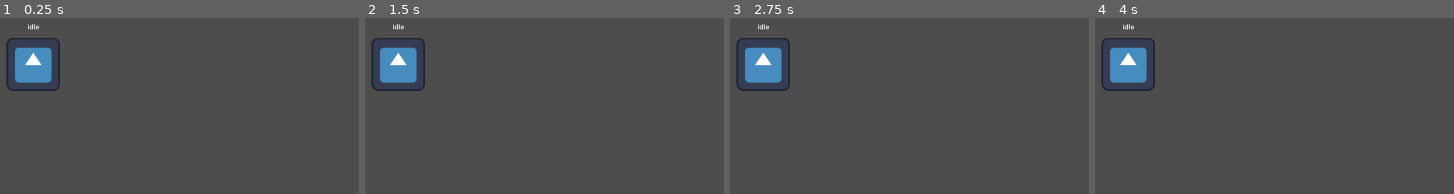
Above: before the commit, frames 1-4 (left to right).
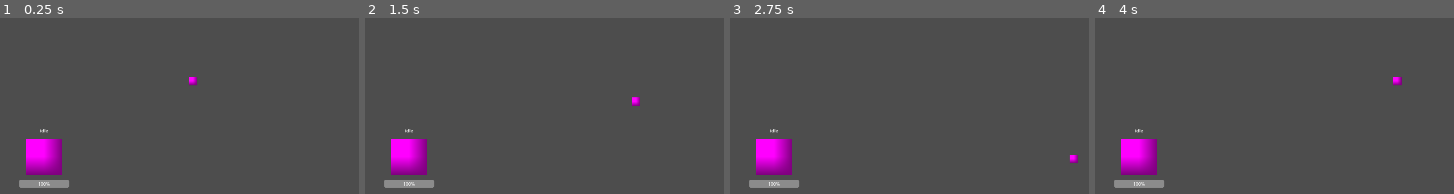
Above: after the commit, the same moments.

Repository: AliYas520/GDGoC_2026_OuN_team
Game: Godot game, scene res://scene/main.tscn
The game is run twice, just before and just after one commit, with the same random seed, the same clock (stepped at 60 frames per second) and the same inputs. The engine's default icon, where the game draws it, is replaced by a stand-in: a white triangle on a blue panel in a dark square.
Inputs:
- Up to frame 1 (0.25 s): no input
- Up to frame 2 (1.5 s): tap Enter at 0.5 s; hold Right (ui_right) 0.53-1.28 s; tap Space at 1.25 s; hold Down (ui_down) from 1.28 s (still down)
- Up to frame 3 (2.75 s): release Down (ui_down) at 2.03 s; hold Right (ui_right) from 2.03 s (still down)
- Up to frame 4 (4 s): tap Enter at 2.75 s; release Right (ui_right) at 2.78 s; hold Up (ui_up) 2.78-3.53 s; tap Space at 3.5 s; hold Left (ui_left) from 3.53 s (still down)

The runs differ from the first frame. In frame 1, 5.7% of the frame differs, in the area x 1-55%, y 3-97%; in frame 2, 5.7%, in the area x 1-77%, y 3-97%; in frame 3, 5.7%; in frame 4, 5.7%.

Commit message:
states
idle, follow, and a temp player

Diff:
--- a/scene/enemy_1.tscn
+++ b/scene/enemy_1.tscn
@@ -1,25 +1,34 @@
 [gd_scene format=3 uid="uid://cejdy0pmgnbe4"]
 
-[ext_resource type="Texture2D" uid="uid://uuantljomc4" path="res://icon.svg" id="2_663o1"]
-[ext_resource type="Script" uid="uid://mcb4c7i5oiqh" path="res://scene/FinieStateMachine.gd" id="2_jhall"]
+[ext_resource type="Script" uid="uid://bre0dpopavcpx" path="res://script/enemy_1.gd" id="1_ufwdq"]
+[ext_resource type="Script" uid="uid://mcb4c7i5oiqh" path="res://script/FiniteStateMachine.gd" id="2_jhall"]
 [ext_resource type="Script" uid="uid://bmpgvsehr8gli" path="res://script/state.gd" id="3_a7q5a"]
+[ext_resource type="Script" uid="uid://mljtac408olg" path="res://script/idle.gd" id="3_dodob"]
+[ext_resource type="Script" uid="uid://8pciknv8scgp" path="res://script/follow.gd" id="4_dodob"]
+
+[sub_resource type="PlaceholderTexture2D" id="PlaceholderTexture2D_dodob"]
 
 [sub_resource type="RectangleShape2D" id="RectangleShape2D_ovk8a"]
-size = Vector2(127, 131)
+size = Vector2(125, 126)
 
 [sub_resource type="CircleShape2D" id="CircleShape2D_gqj32"]
-radius = 501.06387
+radius = 465.388
 
 [node name="Enemy_1" type="CharacterBody2D" unique_id=825067133]
+collision_layer = 2
+collision_mask = 0
+script = ExtResource("1_ufwdq")
 
 [node name="Sprite2D" type="Sprite2D" parent="." unique_id=680720164]
-texture = ExtResource("2_663o1")
+scale = Vector2(125.04151, 125.04151)
+texture = SubResource("PlaceholderTexture2D_dodob")
 
 [node name="Hurtbox" type="CollisionShape2D" parent="." unique_id=1873594818]
-position = Vector2(-1.5, -0.5)
+position = Vector2(-0.5, 0)
 shape = SubResource("RectangleShape2D_ovk8a")
 
 [node name="PlayerDetectionArea" type="Area2D" parent="." unique_id=1286562006]
+collision_layer = 3
 
 [node name="CollisionShape2D" type="CollisionShape2D" parent="PlayerDetectionArea" unique_id=1386365075]
 shape = SubResource("CircleShape2D_gqj32")
@@ -38,10 +47,10 @@
 script = ExtResource("2_jhall")
 
 [node name="idle" type="Node2D" parent="FiniteStateMachine" unique_id=1936056371]
-script = ExtResource("3_a7q5a")
+script = ExtResource("3_dodob")
 
 [node name="follow" type="Node2D" parent="FiniteStateMachine" unique_id=695876373]
-script = ExtResource("3_a7q5a")
+script = ExtResource("4_dodob")
 
 [node name="attack_1" type="Node2D" parent="FiniteStateMachine" unique_id=1730426408]
 script = ExtResource("3_a7q5a")
@@ -51,3 +60,12 @@
 
 [node name="death" type="Node2D" parent="FiniteStateMachine" unique_id=488667948]
 script = ExtResource("3_a7q5a")
+
+[node name="healthbar" type="ProgressBar" parent="." unique_id=433223260]
+offset_left = -87.0
+offset_top = 81.0
+offset_right = 87.0
+offset_bottom = 108.0
+value = 100.0
+
+[connection signal="body_entered" from="PlayerDetectionArea" to="FiniteStateMachine/idle" method="_on_player_detection_area_body_entered"]
--- a/scene/main.tscn
+++ b/scene/main.tscn
@@ -1,8 +1,13 @@
 [gd_scene format=3 uid="uid://dafl8e4xay6f6"]
 
 [ext_resource type="PackedScene" uid="uid://cejdy0pmgnbe4" path="res://scene/enemy_1.tscn" id="1_itxqv"]
+[ext_resource type="PackedScene" uid="uid://cfvog4lb714qk" path="res://scene/player.tscn" id="2_v0l8b"]
 
 [node name="Node2D" type="Node2D" unique_id=1418710930]
 
 [node name="Enemy_1" parent="." unique_id=825067133 instance=ExtResource("1_itxqv")]
-position = Vector2(402, 287)
+position = Vector2(428, 509.00003)
+scale = Vector2(0.69176936, 0.69176936)
+
+[node name="player" parent="." unique_id=1790857499 instance=ExtResource("2_v0l8b")]
+position = Vector2(786, 327)
--- /dev/null
+++ b/scene/player.tscn
@@ -0,0 +1,17 @@
+[gd_scene format=3 uid="uid://cfvog4lb714qk"]
+
+[ext_resource type="Script" uid="uid://bu8njc7pj1j1" path="res://script/player.gd" id="1_xo3ru"]
+
+[sub_resource type="PlaceholderTexture2D" id="PlaceholderTexture2D_4qnqm"]
+
+[sub_resource type="RectangleShape2D" id="RectangleShape2D_xo3ru"]
+
+[node name="player" type="CharacterBody2D" unique_id=1790857499]
+script = ExtResource("1_xo3ru")
+
+[node name="Sprite2D" type="Sprite2D" parent="." unique_id=1075129265]
+scale = Vector2(20, 20)
+texture = SubResource("PlaceholderTexture2D_4qnqm")
+
+[node name="CollisionShape2D" type="CollisionShape2D" parent="." unique_id=605613434]
+shape = SubResource("RectangleShape2D_xo3ru")
--- /dev/null
+++ b/script/enemy_1.gd
@@ -0,0 +1,22 @@
+extends CharacterBody2D
+
+@onready var player = get_parent().find_child("player")
+@onready var sprite = $Sprite2D
+
+@export var movement_speed = 140
+var direction : Vector2
+
+func _ready():
+	set_physics_process(false)
+
+func _process(_delta):
+	direction = player.position - position
+
+	if direction.x < 0:
+		sprite.flip_h = true
+	else:
+		sprite.flip_h = false
+
+func _physics_process(delta: float) -> void:
+	velocity = direction.normalized() * movement_speed
+	move_and_collide(velocity * delta)
--- /dev/null
+++ b/script/follow.gd
@@ -0,0 +1,15 @@
+extends State
+
+func enter():
+	super.enter()
+	owner.set_physics_process(true)
+
+func exit():
+	super.exit()
+	owner.set_physics_process(false)
+
+func transition():
+	var distance = owner.direction.length()
+
+	if distance < 50: #attack distance
+		get_parent().change_state("attack_1")
--- /dev/null
+++ b/script/idle.gd
@@ -0,0 +1,17 @@
+extends State
+
+@onready var collision = $"../../PlayerDetectionArea/CollisionShape2D"
+@onready var healthbar = $"../../healthbar"
+
+var player_entered: bool = false:
+	set(value):
+		player_entered = value
+		collision.set_deferred("disabled", value)
+		healthbar.set_deferred("visible", value)
+
+func transition():
+	if player_entered:
+		get_parent().change_state("follow")
+
+func _on_player_detection_area_body_entered(_body):
+	player_entered = true
--- /dev/null
+++ b/script/player.gd
@@ -0,0 +1,6 @@
+extends CharacterBody2D
+
+func _physics_process(_delta):
+
+	velocity =Input.get_vector("ui_left","ui_right","ui_up","ui_down") * 250
+	move_and_slide()
--- a/script/state.gd
+++ b/script/state.gd
@@ -13,9 +13,9 @@
 func exit():
 	set_physics_process(false)
 
-func trasition():
+func transition():
 	pass
 
 func _physics_process(_delta):
-	trasition()
+	transition()
 	debug.text = name
Renamed: scene/FinieStateMachine.gd -> script/FiniteStateMachine.gd
Renamed: scene/FinieStateMachine.gd.uid -> script/FiniteStateMachine.gd.uid
Not shown, added: script/enemy_1.gd.uid
Not shown, added: script/follow.gd.uid
Not shown, added: script/idle.gd.uid
Not shown, added: script/player.gd.uid
